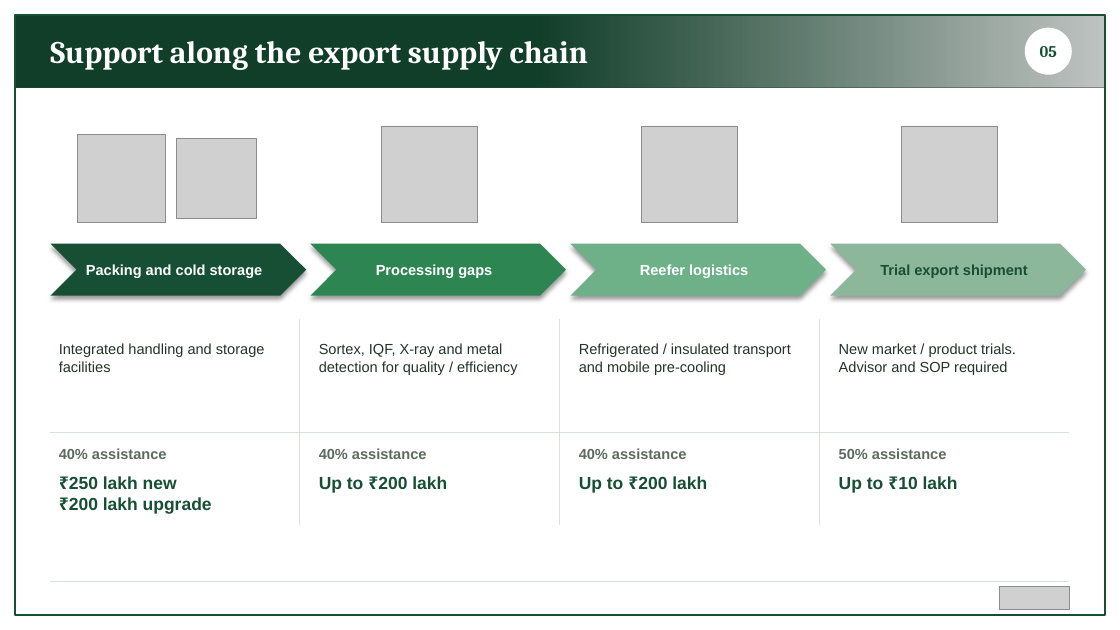
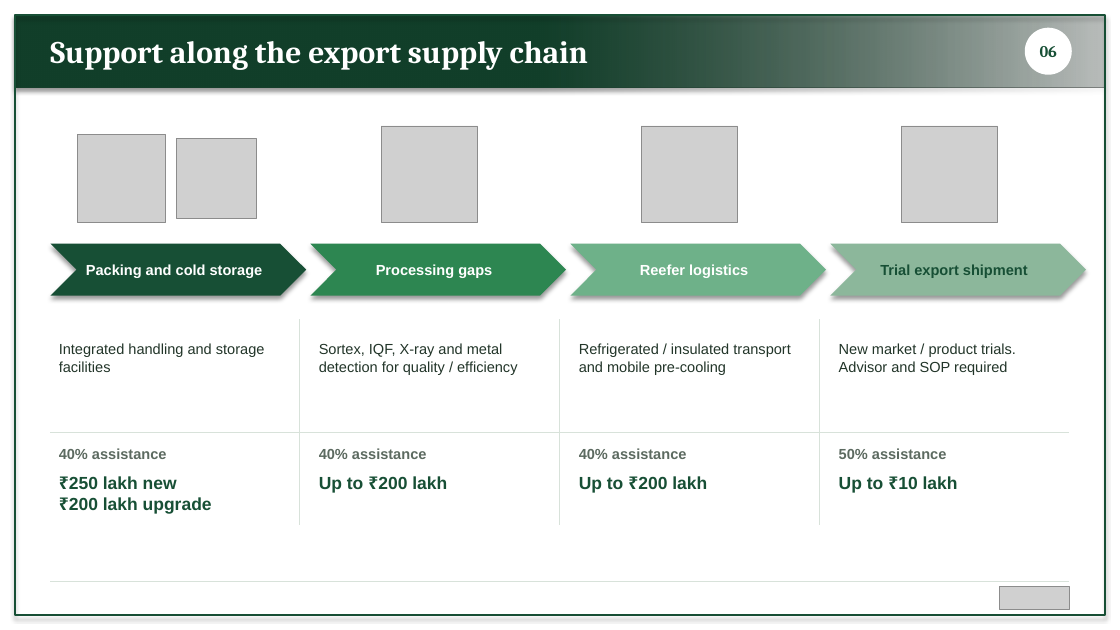
Before and after one commit to BantheFox012/FM, a slide deck: slide 6 of APEDA_BKNY.pptx (slide 5 before the commit). Drawn at 1120x630 pixels with LibreOffice and Linux fonts; fonts in the diff are those of the drawing; grey boxes stand for pictures. Boxes give left, top, right and bottom in pixels: in the first picture for what was removed or moved away, otherwise in the second. Text is boxed around its words. In the diff, an @@ line names an element or a change of style, - is before the commit and + after.

```diff
--- a/APEDA_BKNY.pptx
+++ b/APEDA_BKNY.pptx
@@ rectangle at [15, 15, 1105, 87]: shadow on @@
@@ rectangle at [15, 15, 1105, 615]: shadow on @@
@@ text at [1040, 46, 1057, 57]: text changed @@
-05
+06
```
Also in this commit, not shown: 12 other slides changed, 1 slide added.
